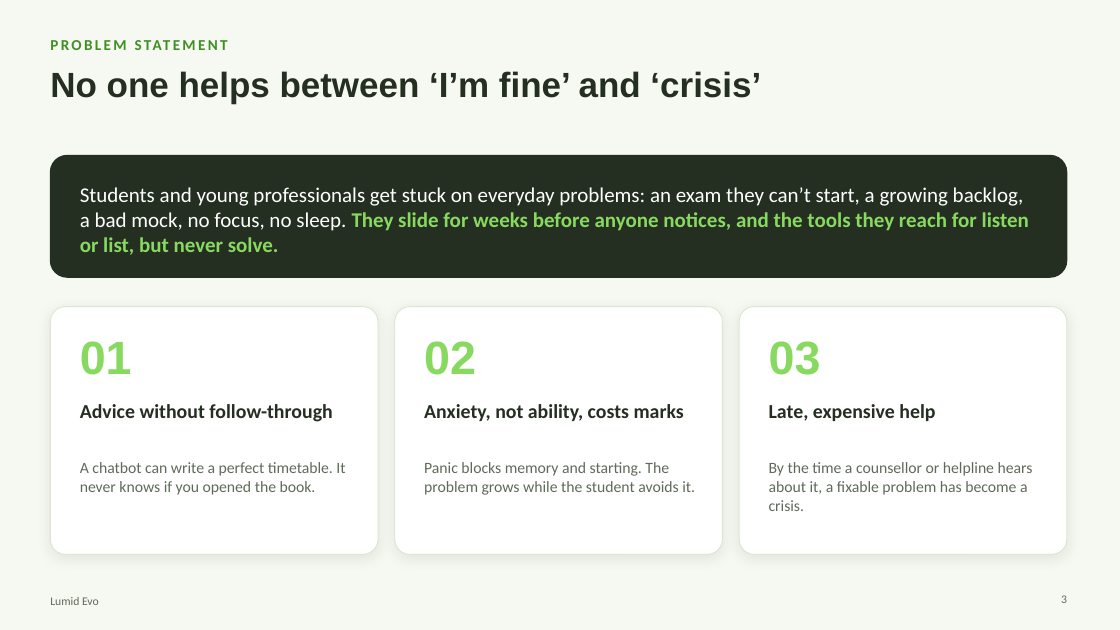
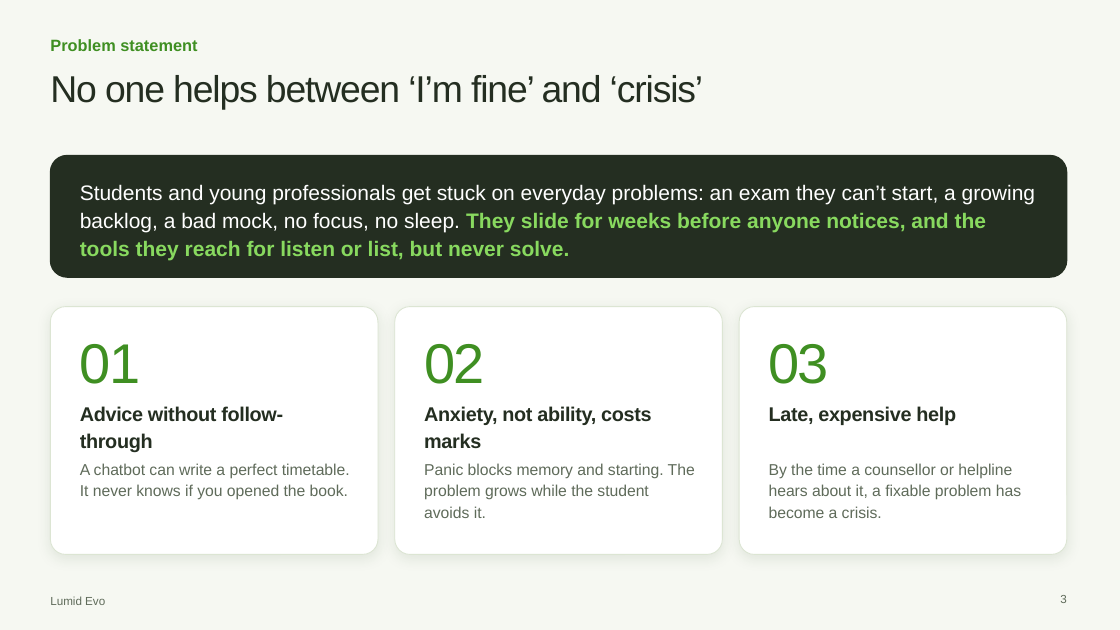
Before and after one commit to riyan-hx/Lumid-Evo-Ai, a slide deck: slide 3 of Lumid-Evo-Pitch.pptx. Drawn at 1120x630 pixels with LibreOffice and Linux fonts; fonts in the diff are those of the drawing. Boxes give left, top, right and bottom in pixels: in the first picture for what was removed or moved away, otherwise in the second. Text is boxed around its words. In the diff, an @@ line names an element or a change of style, - is before the commit and + after.

```diff
--- a/Lumid-Evo-Pitch.pptx
+++ b/Lumid-Evo-Pitch.pptx
@@ text at (x1=50, y1=39, x2=197, y2=51): text changed; size 13 to 14 pt; font Calibri to Arial @@
-PROBLEM STATEMENT
+Problem statement
@@ title "No one helps between ‘I’m ..." at (x1=50, y1=75, x2=704, y2=109): size 30 to 32 pt, letter spacing 0 to -1 pt, bold off; line spacing 1 to 1.06 @@
@@ size 40 to 48 pt, text colour #88D95F to #3F8F22, letter spacing 0 to -1.5 pt, bold off in 3 elements at (x1=80, y1=344, x2=140, y2=384), (x1=424, y1=344, x2=484, y2=384), (x1=769, y1=344, x2=829, y2=384) @@
@@ font Calibri to Arial, letter spacing 0 to -0.3 pt; line spacing 1 to 1.12 in 3 elements at (x1=80, y1=406, x2=283, y2=452), (x1=424, y1=406, x2=651, y2=448), (x1=769, y1=406, x2=956, y2=425) @@
@@ font Calibri to Arial; line spacing 1 to 1.12 in 4 elements at (x1=80, y1=184, x2=1035, y2=261), (x1=80, y1=463, x2=350, y2=500), (x1=424, y1=463, x2=695, y2=518), (x1=769, y1=463, x2=1021, y2=518) @@
@@ text "Lumid Evo" at (x1=50, y1=596, x2=105, y2=605): font Calibri to Arial @@
@@ page number at (x1=1060, y1=595, x2=1066, y2=603): font Calibri to Arial @@
```
Also in this commit, not shown: 9 other slides changed.
